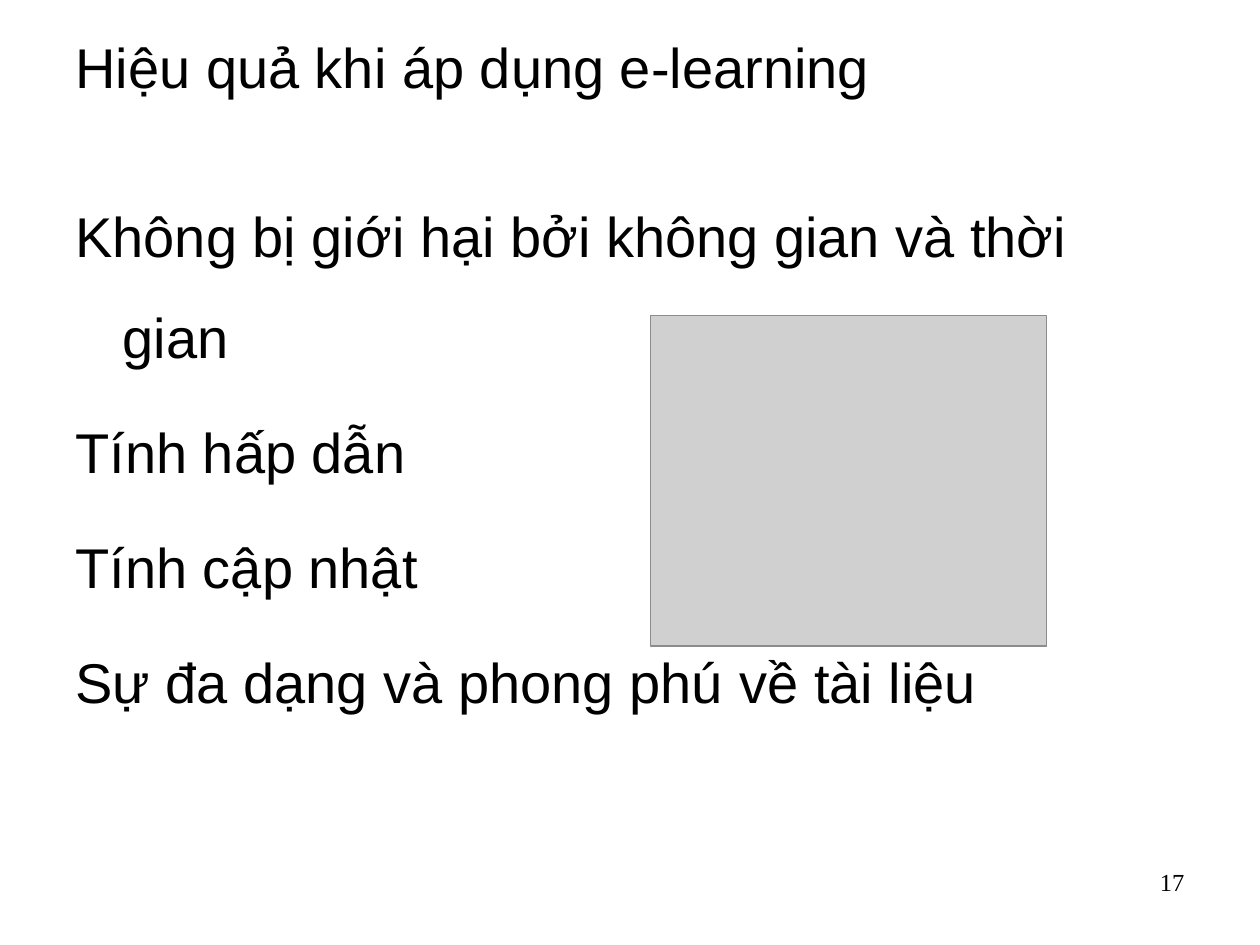
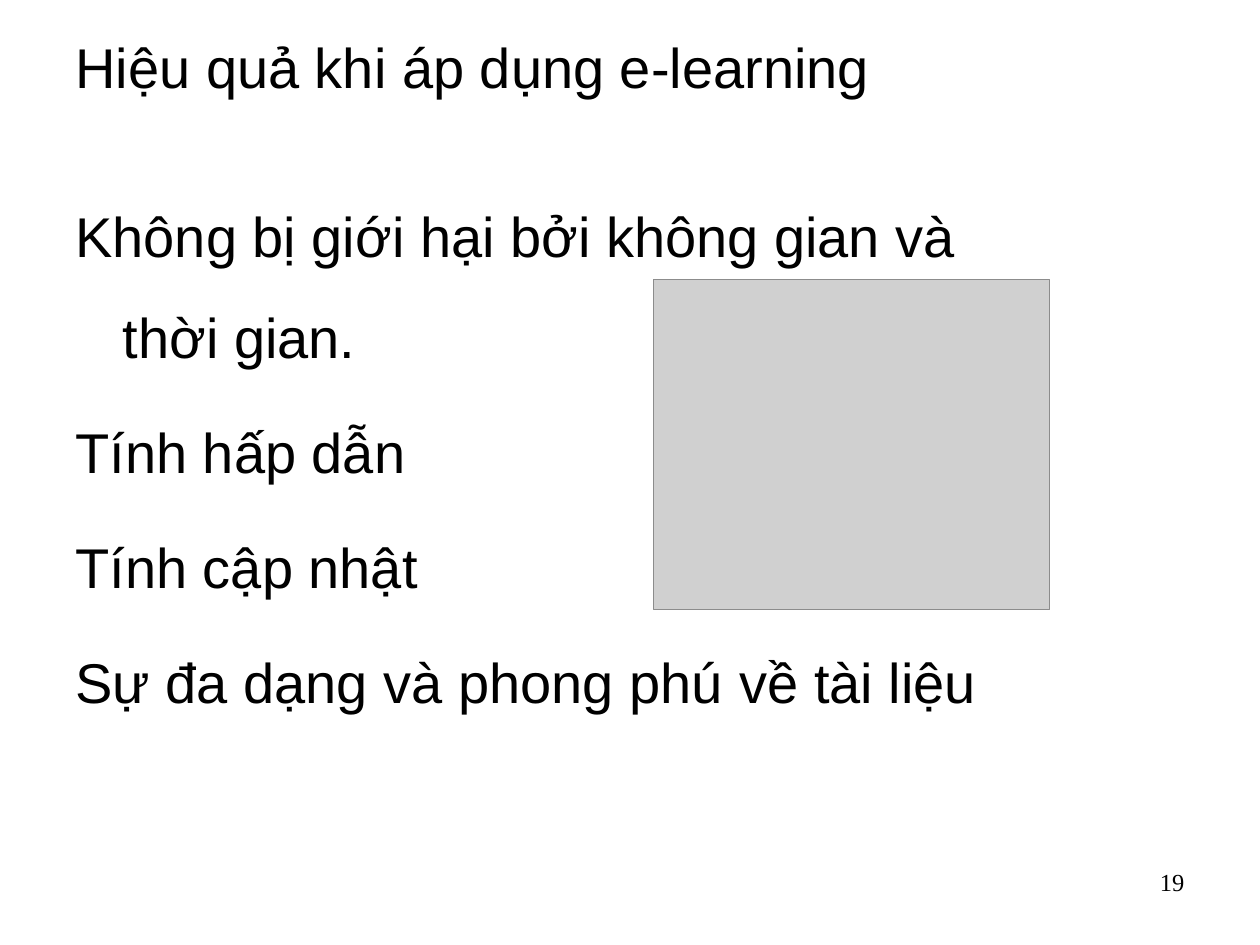
Before and after one commit to dhieucse09/mis, a slide deck: slide 19 of main/group-project/Group project.ppt (slide 17 before the commit). Drawn at 1260x945 pixels with LibreOffice and Linux fonts; fonts in the diff are those of the drawing; grey boxes stand for pictures; background and template pictures are left out. Boxes give left, top, right and bottom in pixels: in the first picture for what was removed or moved away, otherwise in the second. Text is boxed around its words. In the diff, an @@ line names an element or a change of style, - is before the commit and + after.

```diff
--- a/main/group-project/Group project.ppt
+++ b/main/group-project/Group project.ppt
@@ text at [75,214,955,369]: text changed @@
-Không bị giới hại bởi không gian và thời gian
+Không bị giới hại bởi không gian và
+thời gian.
@@ picture: place and size @@
-picture at [650,316,1046,646]
+picture at [654,280,1050,610]
@@ page number at [1160,874,1185,892]: text changed @@
-17
+19
```
Also in this commit, not shown: 8 other slides changed, 6 slides added, 3 slides removed, 14 other files.
